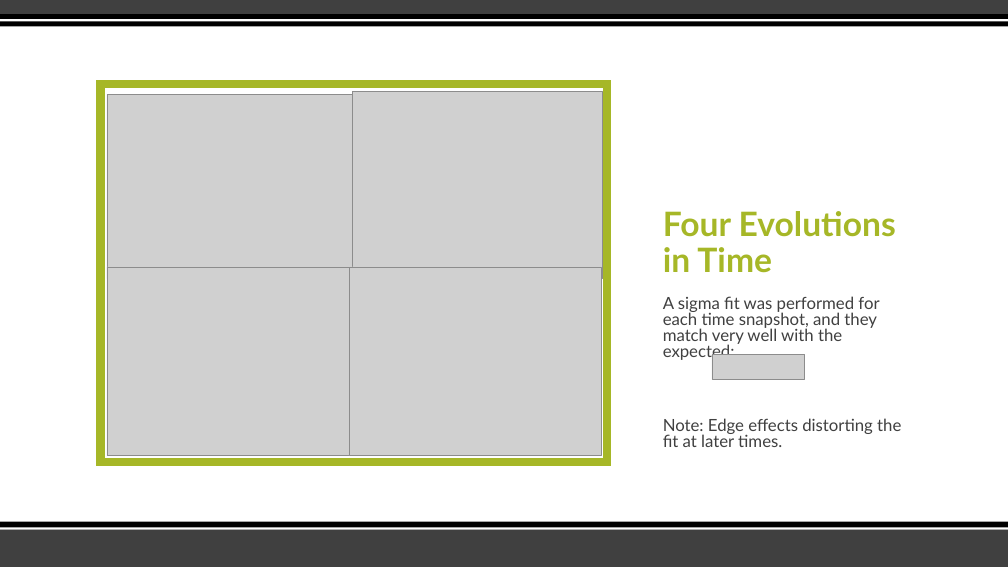
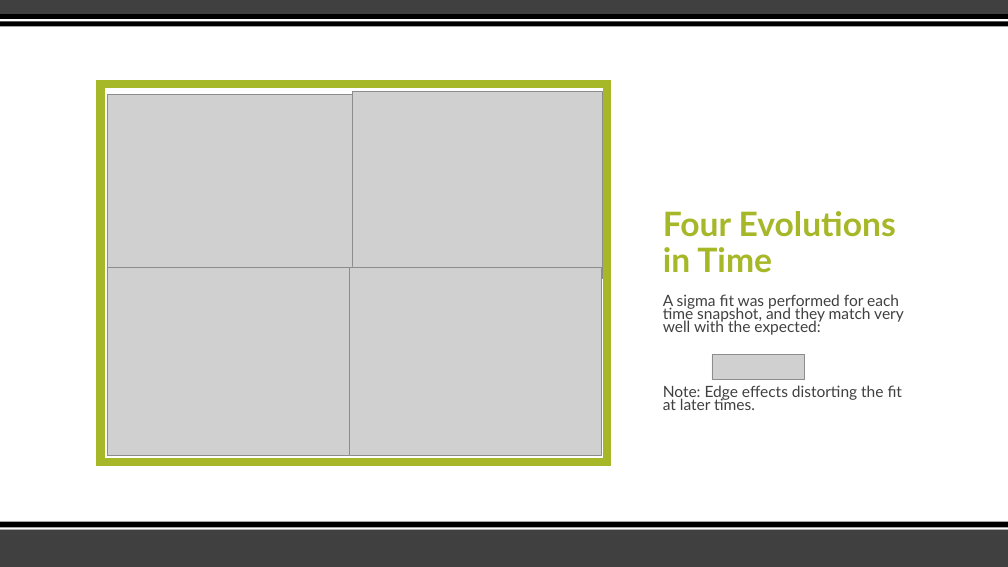
Before and after one commit to tahoeschrader/PHYS566_group4_project-1a_walk-diffusion-cluster, a slide deck: slide 10 of Presentation.pptx. Drawn at 1008x567 pixels with LibreOffice and Linux fonts; fonts in the diff are those of the drawing; grey boxes stand for pictures. Boxes give left, top, right and bottom in pixels: in the first picture for what was removed or moved away, otherwise in the second. Text is boxed around its words. In the diff, an @@ line names an element or a change of style, - is before the commit and + after.

```diff
--- a/Presentation.pptx
+++ b/Presentation.pptx
@@ text "A sigma fit was performed ..." at (x1=663, y1=294, x2=904, y2=410): size 16 to 14.8 pt; line spacing 0.8 to 0.7 @@
```
Also in this commit, not shown: 1 other slide changed, 3 slides added, 2 slides removed.
